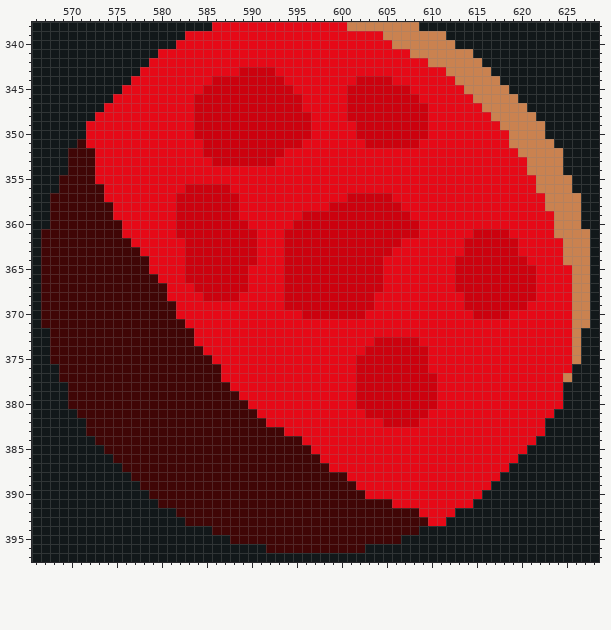
Pixel-art file: Assets/UI/ColorSandbox.ase. The first picture shows the starting point.
816x576 pixels, 1 frame. Colours within 5 levels of each other are drawn and written as one. Shown: x 566..628, y 338..397.
After the commit:
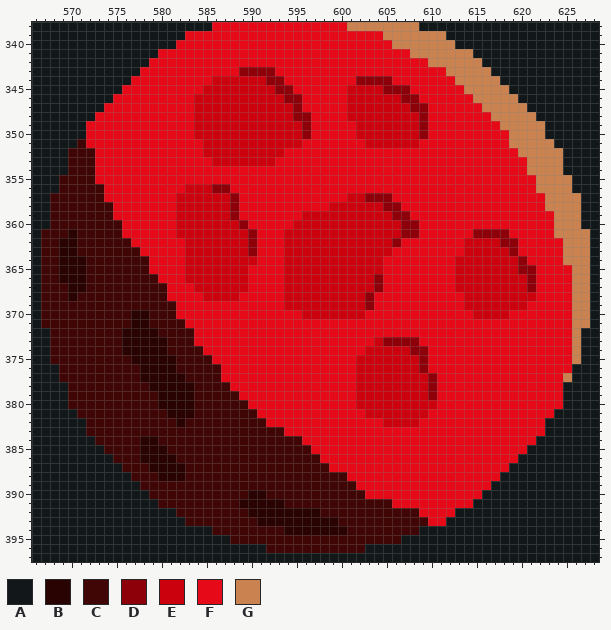
Palette (. is transparent): A #12181a  B #290202  C #400606  D #8e0009  E #cc010e  F #e60917  G #ca8250
From the commit log: mars better :)
The edit:
Layer "Layer 4":
y 343: x 589..592 EEEE -> DDDD
y 344: x 592..593 EE -> DD; x 602..605 EEEE -> DDDD
y 345: x 593..594 EE -> DD; x 605..607 EEE -> DDD
y 346: x 594..595 EE -> DD; x 607..608 EE -> DD
y 347: x 595 E -> D; x 608..609 EE -> DD
y 348: x 595..596 EE -> DD; x 609 E -> D
y 349..350: x 596 E -> D; x 609 E -> D
y 356: x 586..587 EE -> DD
y 357: x 588 E -> D; x 603..605 EEE -> DDD
y 358: x 588 E -> D; x 605..606 EE -> DD
y 359: x 588 E -> D; x 606..607 EE -> DD
y 360: x 589 E -> D; x 607..608 EE -> DD
y 361: x 570 C -> B; x 590 E -> D; x 607..608 EE -> DD; x 615..618 EEEE -> DDDD
y 362: x 569..570 CC -> BB; x 590 E -> D; x 606 E -> D; x 618..619 EE -> DD
y 363: x 569..570 CC -> BB; x 590 E -> D; x 619 E -> D
y 364: x 569..571 CCC -> BBB; x 620 E -> D
y 365: x 569..571 CCC -> BBB; x 620..621 EE -> DD
y 366: x 569..571 CCC -> BBB; x 604 E -> D; x 621 E -> D
y 367: x 570..571 CC -> BB; x 604 E -> D; x 621 E -> D
y 368: x 570 C -> B; x 603 E -> D
y 369: x 603 E -> D
y 370..371: x 577..578 CC -> BB
y 372: x 576..579 CCCC -> BBBB
y 373: x 576..580 CCCCC -> BBBBB; x 605..608 EEEE -> DDDD
y 374: x 576..580 CCCCC -> BBBBB; x 608..609 EE -> DD
y 375: x 577..581 CCCCC -> BBBBB; x 609 E -> D
y 376: x 578..581 CCCC -> BBBB; x 609 E -> D
y 377: x 578..582 CCCCC -> BBBBB; x 610 E -> D
y 378: x 579..583 CCCCC -> BBBBB; x 610 E -> D
y 379: x 580..583 CCCC -> BBBB; x 610 E -> D
y 380: x 580..583 CCCC -> BBBB
y 381: x 581..583 CCC -> BBB
y 382: x 582 C -> B
y 384: x 578..579 CC -> BB
y 385: x 578..580 CCC -> BBB
y 386: x 578..581 CCCC -> BBBB
y 387: x 579..582 CCCC -> BBBB
y 388: x 580..582 CCC -> BBB
y 390: x 590..591 CC -> BB
y 391: x 589..593 CCCCC -> BBBBB
y 392: x 590..597 CCCCCCCC -> BBBBBBBB
y 393: x 591..599 CCCCCCCCC -> BBBBBBBBB
y 394: x 594..600 CCCCCCC -> BBBBBBB
Pixel boxes of the changes (left, top, right, bottom) in both pictures:
changed: (239, 67, 311, 139)
changed: (356, 76, 428, 139)
changed: (212, 184, 257, 256)
changed: (365, 193, 437, 400)
changed: (59, 229, 86, 301)
changed: (473, 229, 536, 292)
changed: (122, 310, 194, 481)
changed: (239, 490, 347, 535)
